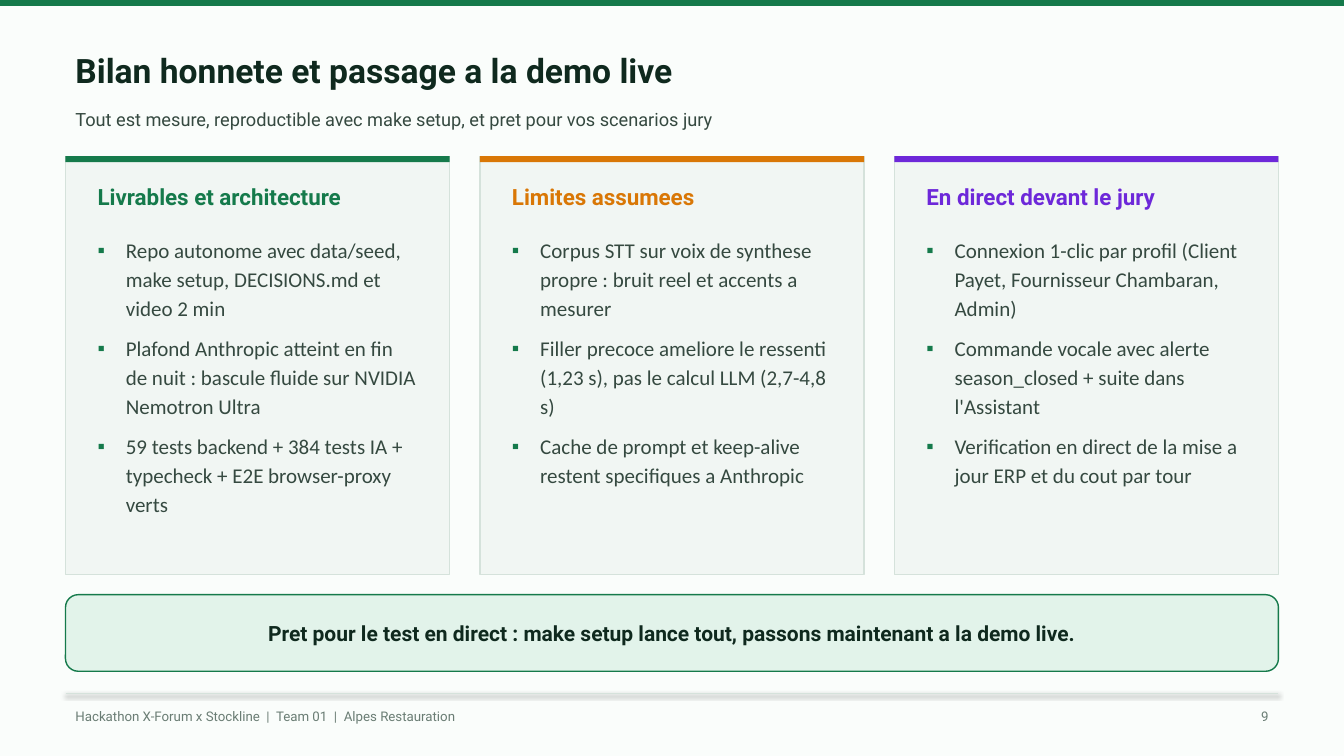
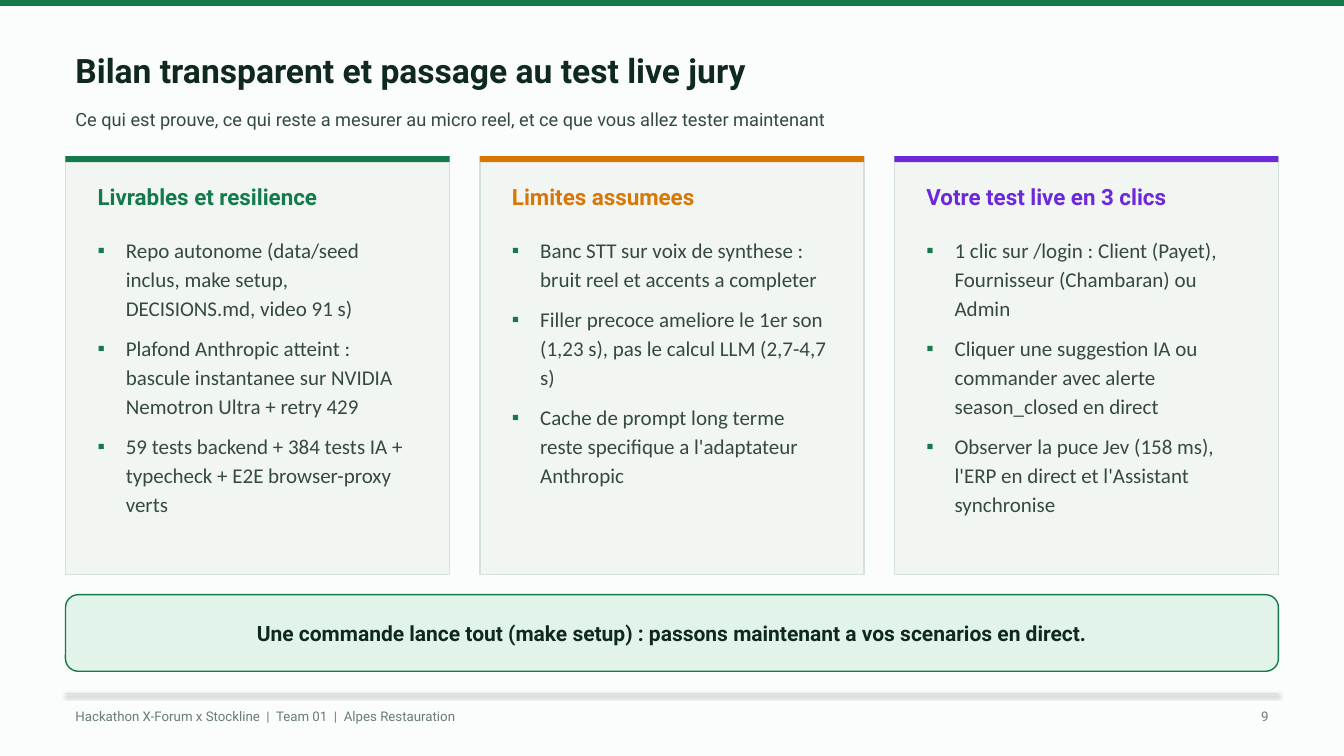
Before and after one commit to KpihX/stockline-jarvis, a slide deck: slide 9 of presentation/build/Stockline-Team01-Alpes-Restauration.pptx. Drawn at 1344x756 pixels with LibreOffice and Linux fonts; fonts in the diff are those of the drawing. Boxes give left, top, right and bottom in pixels: in the first picture for what was removed or moved away, otherwise in the second. Text is boxed around its words. In the diff, an @@ line names an element or a change of style, - is before the commit and + after.

Commit message:
feat(jev,ui,media): live Jev latency/route UI chips, warning banners, race fixes, and punchy deck+video

```diff
--- a/presentation/build/Stockline-Team01-Alpes-Restauration.pptx
+++ b/presentation/build/Stockline-Team01-Alpes-Restauration.pptx
@@ text at <box>75,57,745,90</box>: text changed @@
-Bilan honnete et passage a la demo live
+Bilan transparent et passage au test live jury
@@ text at <box>75,112,825,130</box>: text changed @@
-Tout est mesure, reproductible avec make setup, et pret pour vos scenarios jury
+Ce qui est prouve, ce qui reste a mesurer au micro reel, et ce que vous allez tester maintenant
@@ text at <box>98,188,317,206</box>: text changed @@
-Livrables et architecture
+Livrables et resilience
@@ text at <box>926,188,1166,206</box>: text changed @@
-En direct devant le jury
+Votre test live en 3 clics
@@ text at <box>126,243,392,418</box>: text changed @@
-▪ Repo autonome avec data/seed, make setup, DECISIONS.md et video 2 min
-▪ Plafond Anthropic atteint en fin de nuit : bascule fluide sur NVIDIA Nemotron Ultra
+▪ Repo autonome (data/seed inclus, make setup, DECISIONS.md, video 91 s)
+▪ Plafond Anthropic atteint : bascule instantanee sur NVIDIA Nemotron Ultra + retry 429
@@ text at <box>540,243,826,487</box>: text changed @@
-▪ Corpus STT sur voix de synthese propre : bruit reel et accents a mesurer
-▪ Filler precoce ameliore le ressenti (1,23 s), pas le calcul LLM (2,7-4,8 s)
-▪ Cache de prompt et keep-alive restent specifiques a Anthropic
+▪ Banc STT sur voix de synthese : bruit reel et accents a completer
+▪ Filler precoce ameliore le 1er son (1,23 s), pas le calcul LLM (2,7-4,7 s)
+▪ Cache de prompt long terme reste specifique a l'adaptateur Anthropic
@@ text at <box>955,243,1217,516</box>: text changed @@
-▪ Connexion 1-clic par profil (Client Payet, Fournisseur Chambaran, Admin)
-▪ Commande vocale avec alerte season_closed + suite dans l'Assistant
-▪ Verification en direct de la mise a jour ERP et du cout par tour
+▪ 1 clic sur /login : Client (Payet), Fournisseur (Chambaran) ou Admin
+▪ Cliquer une suggestion IA ou commander avec alerte season_closed en direct
+▪ Observer la puce Jev (158 ms), l'ERP en direct et l'Assistant synchronise
@@ text at <box>257,624,1086,646</box>: text changed @@
-Pret pour le test en direct : make setup lance tout, passons maintenant a la demo live.
+Une commande lance tout (make setup) : passons maintenant a vos scenarios en direct.
```
Also in this commit, not shown: 8 other slides changed, 31 other files.
